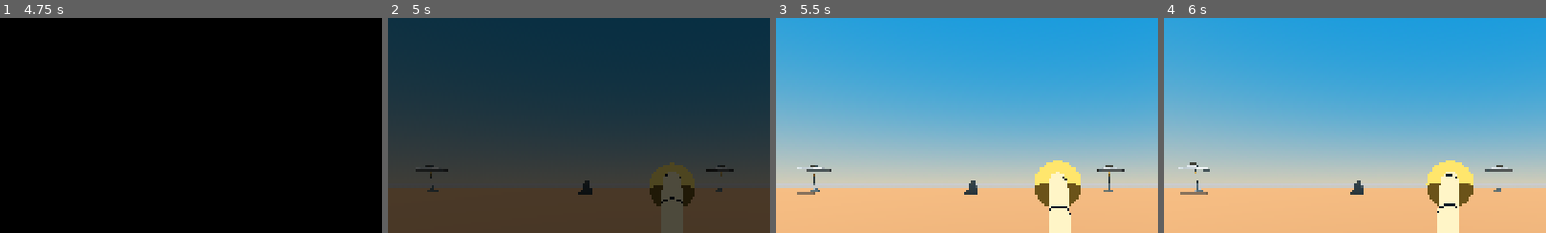
Above: before the commit, frames 1-4 (left to right).
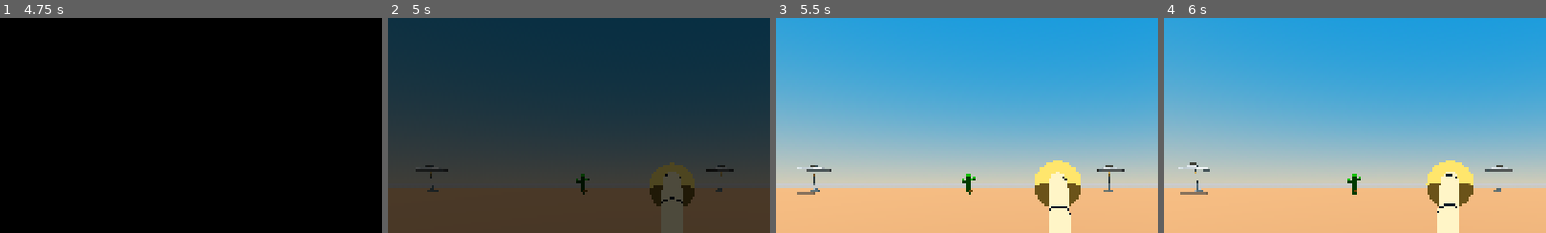
Above: after the commit, the same moments.

Repository: AldanaDiego/GameOff2025
Game: Godot game, scene res://scenes/main/scene_manager.tscn
The game is run twice, just before and just after one commit, with the same random seed, the same clock (stepped at 60 frames per second) and the same inputs.
Inputs (mouse positions are % of the whole screen's width and height, from its top left):
- Up to frame 1 (4.75 s): tap Enter at 0.5 s; move the mouse to (72, 45) at 0.52 s; hold E (menu_tab_right) 0.53-1.28 s; tap Shift at 0.6, 3.6 s; click (72, 45) at 0.67 s; tap Space at 0.77, 1.52, 4.25, 4.52 s; move the mouse to (30, 55) at 1.27 s; hold S (move_down) 1.28-2 s; tap Ctrl at 1.35, 4.35 s; click "Start" at 2 s; click "Start" at 2.75 s; move the mouse to (60, 28) at 3.52 s; hold E (menu_tab_right) 3.53-4.28 s; move the mouse to (45, 70) at 4.27 s; hold W (move_up) from 4.28 s (still down); click (45, 70) at 4.42 s
- Up to frame 2 (5 s): keep holding W (move_up)
- Up to frame 3 (5.5 s): move the mouse to (80, 65) at 5.02 s; release W (move_up) at 5.03 s; hold Q (menu_tab_left) from 5.03 s (still down); tap Shift at 5.1 s; tap Space at 5.27 s
- Up to frame 4 (6 s): keep holding Q (menu_tab_left); move the mouse to (20, 35) at 5.77 s; tap Ctrl at 5.85 s
The pictures show only the part of the screen within x 13-63%, y 0-50%; the shares and areas given below are measured in that part.

Frame 1 is identical in both runs. In frame 2, 0.2% of the frame differs, in the area x 49-54%, y 72-83%; in frame 3, 0.3%, in the area x 48-53%, y 72-83%; in frame 4, 0.3%.

Commit message:
Cactus prop

Diff:
--- /dev/null
+++ b/scenes/game/decorations/cactus.tscn
@@ -0,0 +1,31 @@
+[gd_scene load_steps=5 format=3 uid="uid://bu7eb1no53jxr"]
+
+[ext_resource type="ArrayMesh" uid="uid://bnjsvvqlupkp2" path="res://assets/models/props/cactus.obj" id="1_ul4b2"]
+
+[sub_resource type="StandardMaterial3D" id="StandardMaterial3D_ul4b2"]
+diffuse_mode = 3
+specular_mode = 1
+albedo_color = Color(0.0823529, 0.592157, 0.0431373, 1)
+roughness = 0.0
+
+[sub_resource type="StandardMaterial3D" id="StandardMaterial3D_d004d"]
+diffuse_mode = 3
+specular_mode = 1
+albedo_color = Color(1, 0.67451, 0.14902, 1)
+roughness = 0.0
+
+[sub_resource type="CylinderShape3D" id="CylinderShape3D_d004d"]
+height = 3.0
+radius = 0.6
+
+[node name="Cactus" type="StaticBody3D"]
+
+[node name="Cactus" type="MeshInstance3D" parent="."]
+transform = Transform3D(0.5, 0, 0, 0, 0.5, 0, 0, 0, 0.5, 0, 0, 0)
+mesh = ExtResource("1_ul4b2")
+surface_material_override/0 = SubResource("StandardMaterial3D_ul4b2")
+surface_material_override/1 = SubResource("StandardMaterial3D_d004d")
+
+[node name="CollisionShape3D" type="CollisionShape3D" parent="."]
+transform = Transform3D(1, 0, 0, 0, 1, 0, 0, 0, 1, 0, 1.5, 0)
+shape = SubResource("CylinderShape3D_d004d")
--- a/scenes/game/stage.tscn
+++ b/scenes/game/stage.tscn
@@ -1,15 +1,16 @@
-[gd_scene load_steps=6 format=3 uid="uid://bxibfkingkd6"]
+[gd_scene load_steps=7 format=3 uid="uid://bxibfkingkd6"]
 
 [ext_resource type="Script" uid="uid://ck52uhic4tk4y" path="res://scripts/game/stage.gd" id="1_divbv"]
 [ext_resource type="PackedScene" uid="uid://s47pl5eayam1" path="res://scenes/game/chunk.tscn" id="2_spkqr"]
 [ext_resource type="PackedScene" uid="uid://drb8x87nryw0u" path="res://scenes/game/decorations/withered_tree.tscn" id="3_xcc28"]
 [ext_resource type="ArrayMesh" uid="uid://dveqac8qy12k6" path="res://assets/models/props/kaykit_spacebits/landingpad_large.obj" id="3_y6o0k"]
+[ext_resource type="PackedScene" uid="uid://bu7eb1no53jxr" path="res://scenes/game/decorations/cactus.tscn" id="4_3rcj3"]
 [ext_resource type="PackedScene" uid="uid://ca5qkji3ga8qc" path="res://scenes/game/decorations/big_rock.tscn" id="4_6j5lw"]
 
 [node name="Stage" type="Node3D"]
 script = ExtResource("1_divbv")
 _chunk_prefab = ExtResource("2_spkqr")
-_decoration_props = Array[PackedScene]([ExtResource("3_xcc28"), ExtResource("3_xcc28"), ExtResource("3_xcc28"), ExtResource("3_xcc28"), ExtResource("4_6j5lw"), ExtResource("4_6j5lw"), ExtResource("4_6j5lw"), ExtResource("4_6j5lw")])
+_decoration_props = Array[PackedScene]([ExtResource("3_xcc28"), ExtResource("3_xcc28"), ExtResource("3_xcc28"), ExtResource("4_3rcj3"), ExtResource("4_3rcj3"), ExtResource("4_6j5lw"), ExtResource("4_6j5lw"), ExtResource("4_6j5lw")])
 
 [node name="CenterChunk" parent="." instance=ExtResource("2_spkqr")]
 
Not shown, added: assets/models/props/cactus.obj
Not shown, added: assets/models/props/cactus.obj.import
